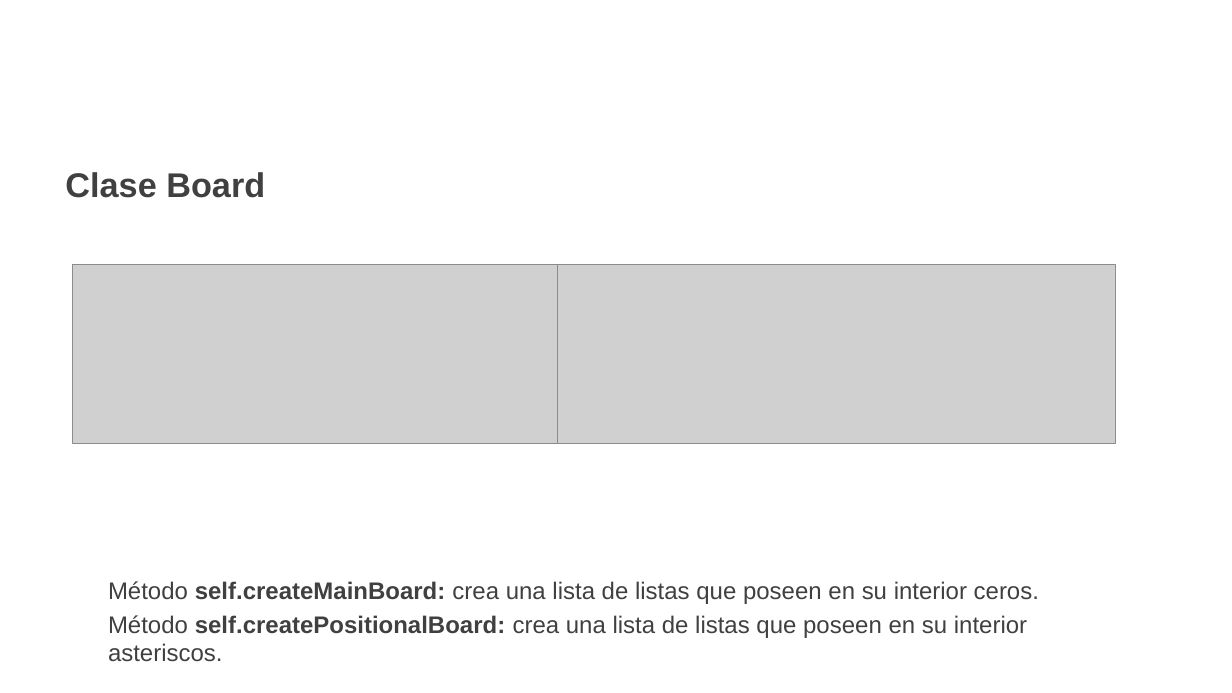
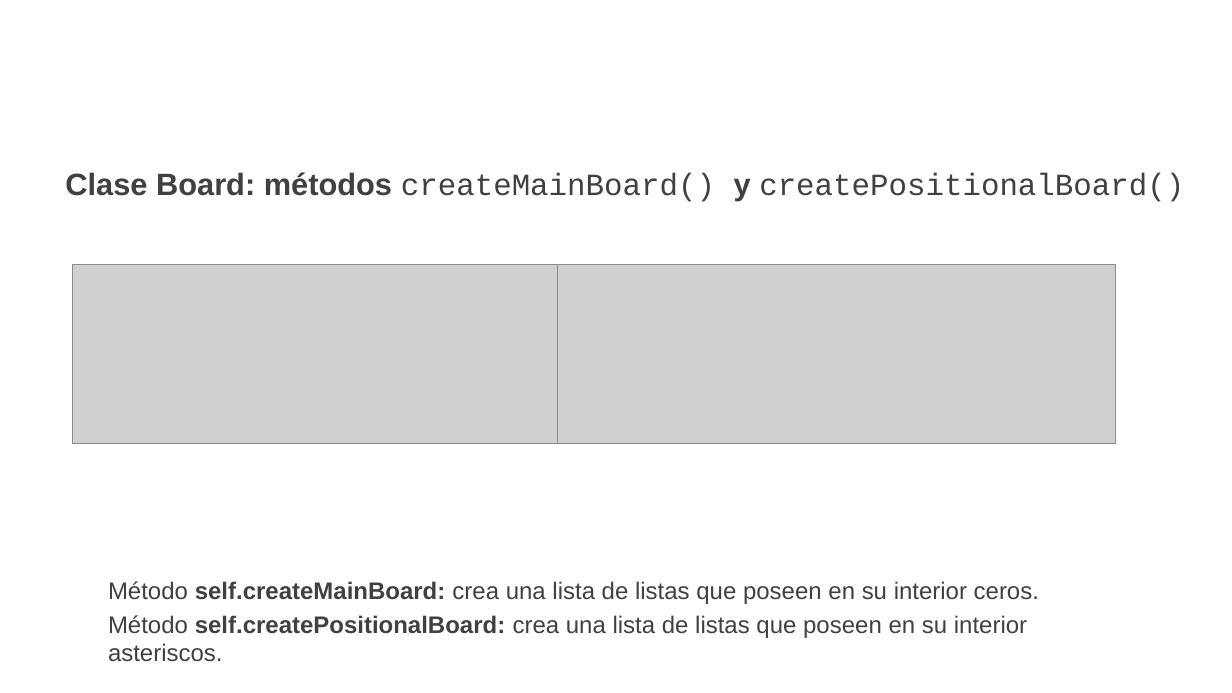
Before and after one commit to estebanarivasv/NavalBattle, a slide deck: slide 6 of Presentación.pptx. Drawn at 1232x693 pixels with LibreOffice and Linux fonts; fonts in the diff are those of the drawing; grey boxes stand for pictures; background and template pictures are left out. Boxes give left, top, right and bottom in pixels: in the first picture for what was removed or moved away, otherwise in the second. Text is boxed around its words. In the diff, an @@ line names an element or a change of style, - is before the commit and + after.

```diff
--- a/Presentación.pptx
+++ b/Presentación.pptx
@@ text at [65,172,1184,202]: text changed; size 20 to 18 pt; font Arial to Courier New; bold off @@
-Clase Board
+Clase Board: métodos createMainBoard() y createPositionalBoard()
```
Also in this commit, not shown: 17 other slides changed, 1 slide removed, 1 other file.
